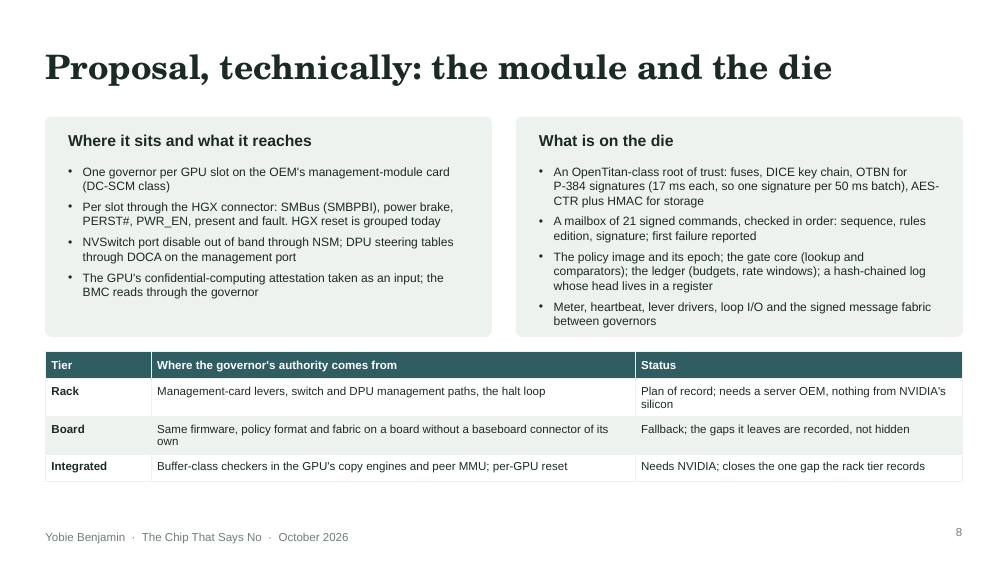
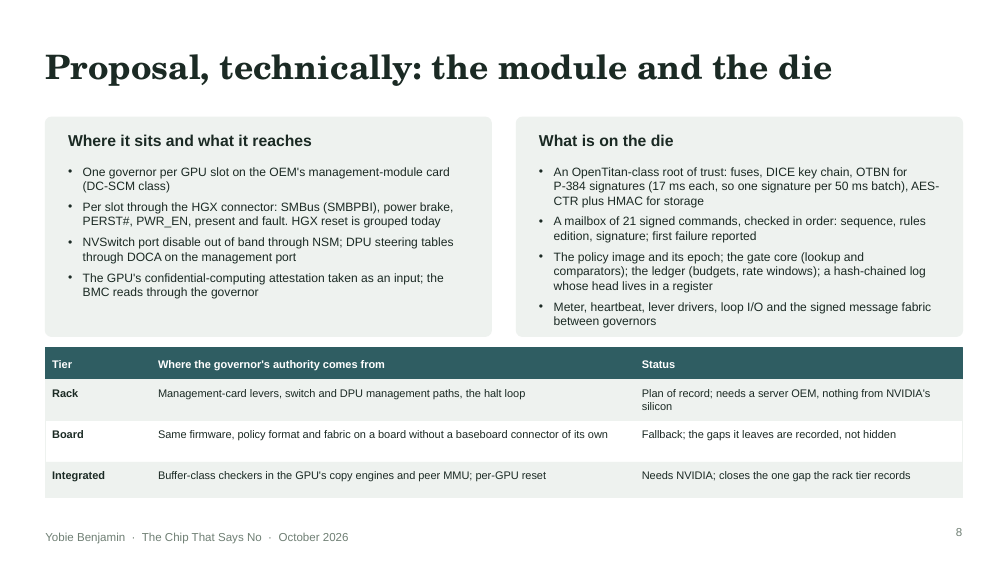
Before and after one commit to YobieBenjamin/safety-governor, a slide deck: slide 8 of docs/brief/chip-that-says-no-brief.pptx. Drawn at 1008x567 pixels with LibreOffice and Linux fonts; fonts in the diff are those of the drawing. Boxes give left, top, right and bottom in pixels: in the first picture for what was removed or moved away, otherwise in the second. Text is boxed around its words. In the diff, an @@ line names an element or a change of style, - is before the commit and + after.

```diff
--- a/docs/brief/chip-that-says-no-brief.pptx
+++ b/docs/brief/chip-that-says-no-brief.pptx
@@ table removed at (x1=45, y1=352, x2=963, y2=477), 4 rows, 3 columns @@
-Tier | Where the governor's authority comes from | Status
-Rack | Management-card levers, switch and DPU management paths, the halt loop | Plan of record; needs a server OEM, nothing from NVIDIA's silicon
-Board | Same firmware, policy format and fabric on a board without a baseboard connector of its own | Fallback; the gaps it leaves are recorded, not hidden
-Integrated | Buffer-class checkers in the GPU's copy engines and peer MMU; per-GPU reset | Needs NVIDIA; closes the one gap the rack tier records
@@ rectangle added at (x1=45, y1=348, x2=963, y2=380), fill #2F5D62, outline #2F5D62 1 pt @@
@@ rectangle added at (x1=45, y1=380, x2=963, y2=421), fill #EEF2EF, outline #EEF2EF 0.75 pt @@
@@ text added at (x1=52, y1=360, x2=72, y2=368), 10.5 pt, text #FFFFFF, bold @@
+Tier
@@ text added at (x1=52, y1=389, x2=78, y2=397), 10.5 pt, text #1B2A24, bold @@
+Rack
@@ text added at (x1=158, y1=360, x2=385, y2=370), 10.5 pt, text #FFFFFF, bold @@
+Where the governor's authority comes from
@@ text added at (x1=158, y1=389, x2=526, y2=399), 10.5 pt, text #1B2A24 @@
+Management-card levers, switch and DPU management paths, the halt loop
@@ text added at (x1=642, y1=360, x2=675, y2=368), 10.5 pt, text #FFFFFF, bold @@
+Status
@@ text added at (x1=642, y1=389, x2=930, y2=410), 10.5 pt, text #1B2A24 @@
+Plan of record; needs a server OEM, nothing from NVIDIA's silicon
@@ rectangle added at (x1=45, y1=421, x2=963, y2=463), fill #FFFFFF, outline #EEF2EF 0.75 pt @@
@@ text added at (x1=52, y1=430, x2=84, y2=438), 10.5 pt, text #1B2A24, bold @@
+Board
@@ text added at (x1=158, y1=430, x2=608, y2=441), 10.5 pt, text #1B2A24 @@
+Same firmware, policy format and fabric on a board without a baseboard connector of its own
@@ text added at (x1=642, y1=430, x2=896, y2=441), 10.5 pt, text #1B2A24 @@
+Fallback; the gaps it leaves are recorded, not hidden
@@ rectangle added at (x1=45, y1=462, x2=963, y2=498), fill #EEF2EF, outline #EEF2EF 0.75 pt @@
@@ text added at (x1=52, y1=471, x2=105, y2=482), 10.5 pt, text #1B2A24, bold @@
+Integrated
@@ text added at (x1=158, y1=471, x2=546, y2=482), 10.5 pt, text #1B2A24 @@
+Buffer-class checkers in the GPU's copy engines and peer MMU; per-GPU reset
@@ text added at (x1=642, y1=471, x2=911, y2=482), 10.5 pt, text #1B2A24 @@
+Needs NVIDIA; closes the one gap the rack tier records
```
Also in this commit, not shown: 15 other slides changed, 3 other files.
